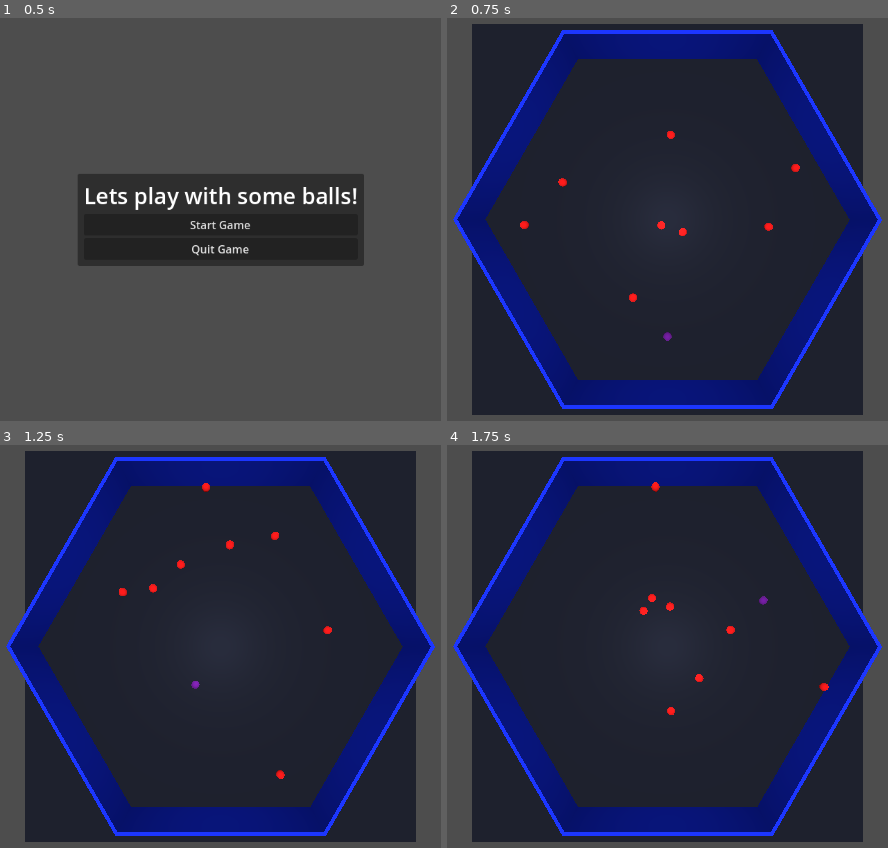
Above: before the commit, frames 1-4 (two rows, left to right).
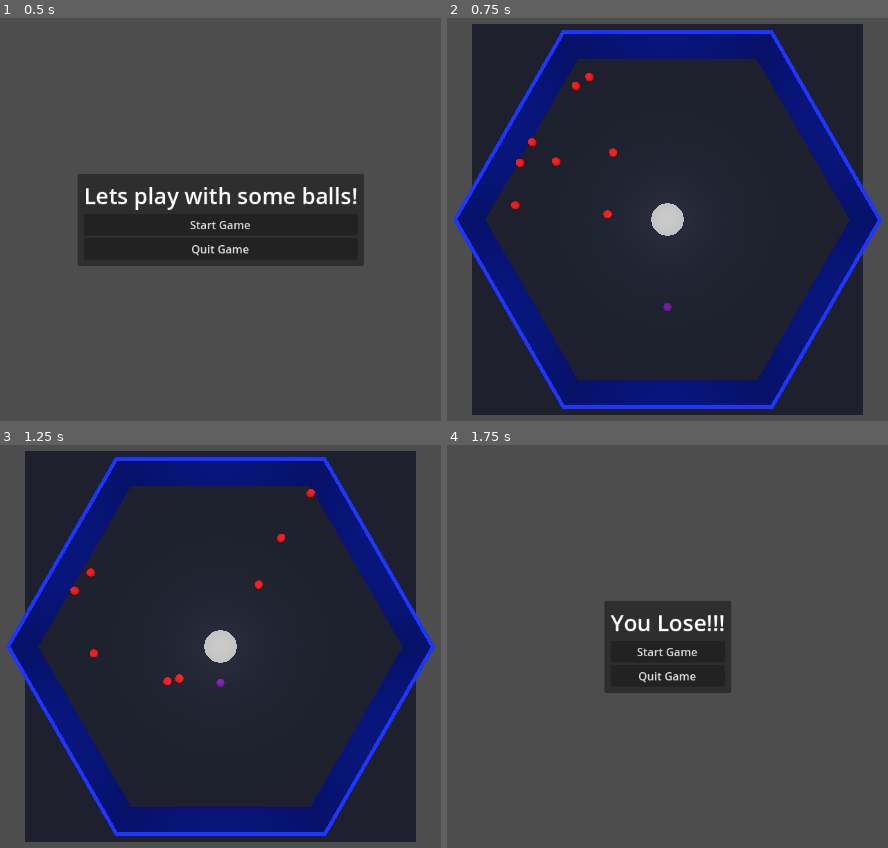
Above: after the commit, the same moments.

Repository: Shahriar-Kariman/ball_escape_game
Game: Godot game, scene res://main_menu.tscn
Same seed, same stepped clock (60 frames per second), same inputs: the game is played once before the commit and once after it.
Inputs:
- Up to frame 1 (0.5 s): no input
- Up to frame 2 (0.75 s): click "Start Game" at 0.5 s
- Up to frame 3 (1.25 s): no input
- Up to frame 4 (1.75 s): hold D (right) from 1.28 s (still down)

Frame 1 is identical in both runs. In frame 2, 1.0% of the frame differs, in the area x 14-81%, y 13-81%; in frame 3, 1.0%; in frame 4, 81%, in the area x 1-99%, y 1-99%.

Commit message:
The most fucked up bug in the universe.

Diff:
--- a/ball.tscn
+++ b/ball.tscn
@@ -7,7 +7,7 @@
 
 [sub_resource type="SphereShape3D" id="SphereShape3D_u5q3j"]
 
-[node name="ball" type="RigidBody3D"]
+[node name="ball" type="RigidBody3D" groups=["balls"]]
 collision_layer = 2
 collision_mask = 15
 mass = 0.5
--- a/ball_controller.gd
+++ b/ball_controller.gd
@@ -4,7 +4,7 @@
 	var forceDirection = Vector3(randf_range(-1, 0), 0, randf_range(-1, 0))
 	forceDirection = forceDirection.normalized()
 
-	var forcePower = 3000;
+	var forcePower = 1500;
 	var initForce = forcePower * forceDirection
 
 	#initial push onto the ball in the forceDirection with forcePower
@@ -16,8 +16,10 @@
 	var collidingBodies = $".".get_colliding_bodies()
 	for body in collidingBodies:
 		if not body.is_in_group("ground"):
-			print("sphere collided with %s" % body.name)
 			$AudioStreamPlayer.play()
+		if body.is_in_group("exit_hole"):
+			Game.ball_count -= 1
+			queue_free()
 	# applying constant force
 	var myVelocity = linear_velocity.normalized()
 	var forcePower = 1
--- /dev/null
+++ b/exit_hole.tscn
@@ -0,0 +1,17 @@
+[gd_scene load_steps=3 format=3 uid="uid://cpag2bbqmorqr"]
+
+[sub_resource type="CylinderMesh" id="CylinderMesh_a8lw4"]
+
+[sub_resource type="CylinderShape3D" id="CylinderShape3D_ecx1k"]
+
+[node name="exit_hole" type="MeshInstance3D"]
+transform = Transform3D(1, 0, 0, 0, 0.1, 0, 0, 0, 1, 0, -0.1, 0)
+mesh = SubResource("CylinderMesh_a8lw4")
+
+[node name="StaticBody3D" type="StaticBody3D" parent="." groups=["exit_hole"]]
+collision_layer = 16
+collision_mask = 10
+
+[node name="CollisionShape3D" type="CollisionShape3D" parent="StaticBody3D"]
+transform = Transform3D(1, 0, 0, 0, 1, 0, 0, 0, 1, 0, 0.0341707, 0)
+shape = SubResource("CylinderShape3D_ecx1k")
--- a/main.gd
+++ b/main.gd
@@ -1,12 +1,20 @@
 extends Node3D
-
-var ball_count = 8
 
 # Called when the node enters the scene tree for the first time.
 func _ready():
-	pass # Replace with function body.
+	pass
 
 # Called every frame. 'delta' is the elapsed time since the previous frame.
 func _process(_delta):
-	if ball_count == 0:
+	if Game.ball_count < 1:
 		Game.GAME_STATE = Game.GAMESTATES.win
+		get_tree().change_scene_to_file("res://main_menu.tscn")
+
+func _on_game_boundry_body_exited(body):
+	if body.is_in_group("balls"):
+		Game.ball_count -= 1
+	elif body.is_in_group("player"):
+		Game.GAME_STATE = Game.GAMESTATES.lose
+		print("_on_game_body_entered")
+		get_tree().change_scene_to_file("res://main_menu.tscn")
+	body.queue_free()
--- a/main.tscn
+++ b/main.tscn
@@ -12,6 +12,7 @@
 [ext_resource type="Script" path="res://orbit_camera_controller.gd" id="9_dnxlg"]
 [ext_resource type="Script" path="res://first_person_camera_controller.gd" id="10_f2i8k"]
 [ext_resource type="Script" path="res://spline_camera_controller.gd" id="11_gjbqk"]
+[ext_resource type="PackedScene" uid="uid://cpag2bbqmorqr" path="res://exit_hole.tscn" id="13_s02w1"]
 
 [sub_resource type="BoxShape3D" id="BoxShape3D_lhhao"]
 
@@ -26,6 +27,8 @@
 [sub_resource type="BoxShape3D" id="BoxShape3D_r1vw5"]
 
 [sub_resource type="BoxShape3D" id="BoxShape3D_2npg1"]
+
+[sub_resource type="BoxShape3D" id="BoxShape3D_hnio4"]
 
 [node name="main" type="Node3D"]
 script = ExtResource("1_xm1qk")
@@ -174,7 +177,7 @@
 target = NodePath("../../player")
 
 [node name="OrbitCamera" type="Camera3D" parent="cameras" node_paths=PackedStringArray("target")]
-transform = Transform3D(1, 0, 0, 0, -4.37114e-08, 1, 0, -1, -4.37114e-08, 0, 9, 0)
+transform = Transform3D(1, 0, 0, 0, 0.70834, 0.705872, 0, -0.705872, 0.70834, 0, 4.756, 5.668)
 script = ExtResource("9_dnxlg")
 target = NodePath("../../player")
 
@@ -186,3 +189,16 @@
 transform = Transform3D(1, 0, 0, 0, -4.37114e-08, 1, 0, -1, -4.37114e-08, 0, 9, 0)
 script = ExtResource("11_gjbqk")
 target = NodePath("../../player")
+
+[node name="exit_hole" parent="." instance=ExtResource("13_s02w1")]
+transform = Transform3D(1, 0, 0, 0, 0.1, 0, 0, 0, 1, 0, -0.0891923, 0)
+
+[node name="game_boundry" type="Area3D" parent="."]
+collision_layer = 32
+collision_mask = 10
+
+[node name="CollisionShape3D" type="CollisionShape3D" parent="game_boundry"]
+transform = Transform3D(12, 0, 0, 0, 12, 0, 0, 0, 12, 0, 0, 0)
+shape = SubResource("BoxShape3D_hnio4")
+
+[connection signal="body_exited" from="game_boundry" to="." method="_on_game_boundry_body_exited"]
--- a/main_menu.gd
+++ b/main_menu.gd
@@ -1,22 +1,22 @@
 extends Control
 class_name Game
-enum GAMESTATES {begin, plaing, win, lose}
+enum GAMESTATES {begin, playing, win, lose}
 
 static var GAME_STATE = GAMESTATES.begin
+static var ball_count = 4
 
 func _ready():
 	if GAME_STATE == GAMESTATES.begin:
 		$PanelContainer/MarginContainer/VBoxContainer/Title.text = "Lets play with some balls!"
 	elif GAME_STATE == GAMESTATES.win:
 		$PanelContainer/MarginContainer/VBoxContainer/Title.text = "You Win!!!"
-		$PanelContainer/MarginContainer/VBoxContainer/StartButton.visible = false
-		$PanelContainer/MarginContainer/VBoxContainer/QuitGame.visible = false
 	elif GAME_STATE == GAMESTATES.lose:
 		$PanelContainer/MarginContainer/VBoxContainer/Title.text = "You Lose!!!"
-		$PanelContainer/MarginContainer/VBoxContainer/StartButton.visible = false
-		$PanelContainer/MarginContainer/VBoxContainer/QuitGame.visible = false
+
 #for starting
 func _on_start_pressed():
+	Game.GAME_STATE = Game.GAMESTATES.playing
+	ball_count = 4
 	get_tree().change_scene_to_file("res://main.tscn")
 
 #for quitting
--- a/player.gd
+++ b/player.gd
@@ -1,6 +1,6 @@
 extends RigidBody3D
 
-@export var speed: int = 24
+@export var speed: int = 18
 
 # Called when the node enters the scene tree for the first time.
 func _ready():
@@ -12,6 +12,16 @@
 	pass
 
 func _physics_process(delta):
+	# collision detection
+	var collidingBodies = $".".get_colliding_bodies()
+	for body in collidingBodies:
+		if not body.is_in_group("ground"):
+			$AudioStreamPlayer.play()
+		if body.is_in_group("exit_hole"):
+			Game.GAME_STATE = Game.GAMESTATES.lose
+			print("Player collisions")
+			get_tree().change_scene_to_file("res://main_menu.tscn")
+	# movments
 	var forceDirection = Vector3(0,0,0)
 	if Input.is_action_just_pressed("up"):
 		forceDirection.z-=1
--- a/player.tscn
+++ b/player.tscn
@@ -1,15 +1,18 @@
-[gd_scene load_steps=5 format=3 uid="uid://vj7cknj475bq"]
+[gd_scene load_steps=6 format=3 uid="uid://vj7cknj475bq"]
 
 [ext_resource type="PhysicsMaterial" uid="uid://cxfwwhm2s2j6m" path="res://bounce_mat.tres" id="1_dvxwg"]
 [ext_resource type="Script" path="res://player.gd" id="1_g0871"]
 [ext_resource type="SphereMesh" uid="uid://d4l5dmjughyxo" path="res://player.tres" id="2_6xnx7"]
+[ext_resource type="AudioStream" uid="uid://v4ms42iqwsun" path="res://mixkit-game-ball-tap-2073.wav" id="4_ulvba"]
 
 [sub_resource type="SphereShape3D" id="SphereShape3D_nvnqx"]
 
-[node name="player" type="RigidBody3D"]
+[node name="player" type="RigidBody3D" groups=["player"]]
 collision_layer = 8
-collision_mask = 15
+collision_mask = 31
 physics_material_override = ExtResource("1_dvxwg")
+max_contacts_reported = 99999
+contact_monitor = true
 script = ExtResource("1_g0871")
 
 [node name="CollisionShape3D" type="CollisionShape3D" parent="."]
@@ -19,3 +22,6 @@
 [node name="MeshInstance3D" type="MeshInstance3D" parent="."]
 transform = Transform3D(0.25, 0, 0, 0, 0.25, 0, 0, 0, 0.25, 0, 0, 0)
 mesh = ExtResource("2_6xnx7")
+
+[node name="AudioStreamPlayer" type="AudioStreamPlayer" parent="."]
+stream = ExtResource("4_ulvba")
--- a/project.godot
+++ b/project.godot
@@ -48,3 +48,5 @@
 3d_physics/layer_2="ball"
 3d_physics/layer_3="wall"
 3d_physics/layer_4="player"
+3d_physics/layer_5="exit_hole"
+3d_physics/layer_6="game_boundry"
Not shown: 1 places in main.tscn that only renumber resources
